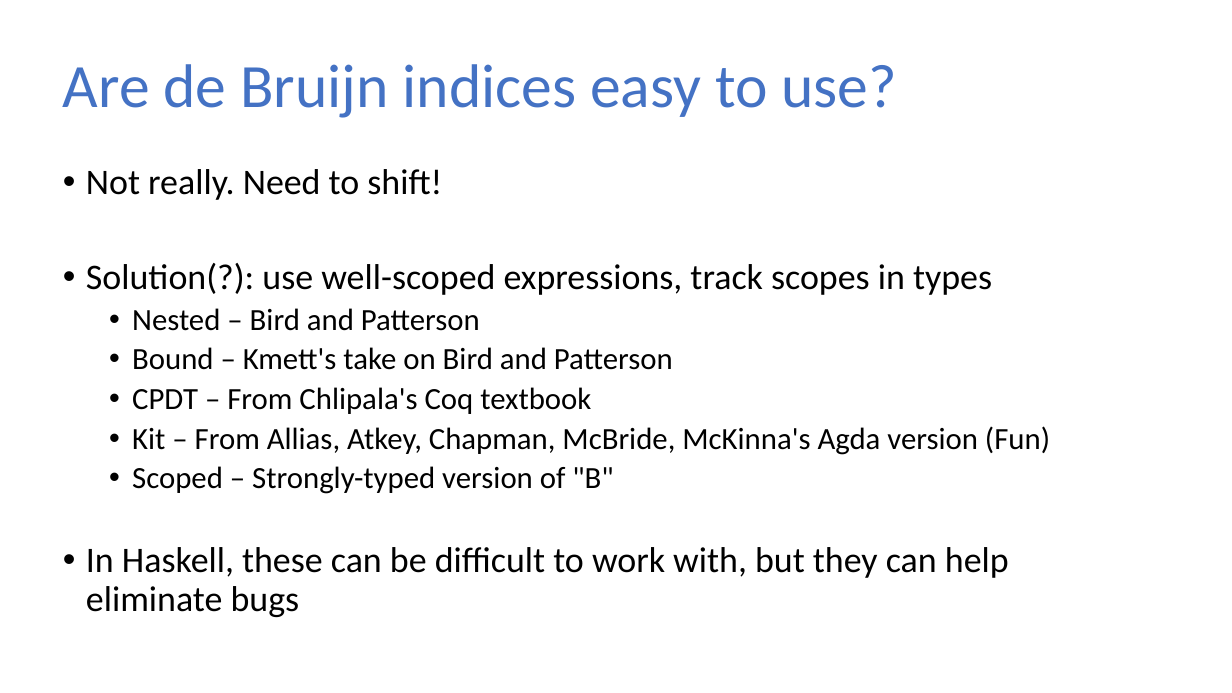
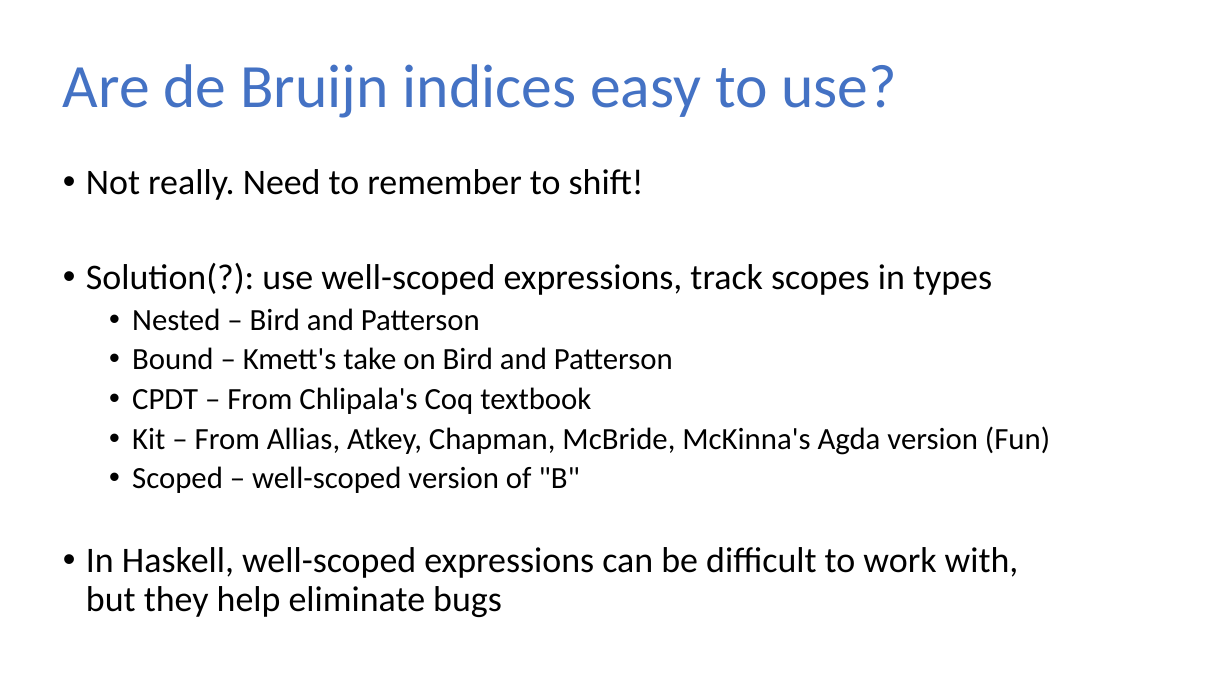
Before and after one commit to sweirich/lambda-n-ways, a slide deck: slide 23 of plclub-2021.pptx (slide 21 before the commit). Drawn at 1232x693 pixels with LibreOffice and Linux fonts; fonts in the diff are those of the drawing. Boxes give left, top, right and bottom in pixels: in the first picture for what was removed or moved away, otherwise in the second. Text is boxed around its words. In the diff, an @@ line names an element or a change of style, - is before the commit and + after.

```diff
--- a/plclub-2021.pptx
+++ b/plclub-2021.pptx
@@ text at box(86, 169, 644, 200): text changed @@
-• Not really. Need to shift!
+• Not really. Need to remember to shift!
@@ text at box(86, 466, 1019, 617): text changed @@
-  • Scoped – Strongly-typed version of "B"
-• In Haskell, these can be difficult to work with, but they can help eliminate bugs
+  • Scoped – well-scoped version of "B"
+• In Haskell, well-scoped expressions can be difficult to work with, but they help eliminate bugs
```
Also in this commit, not shown: 21 other slides changed, 6 slides added, 16 other files.
